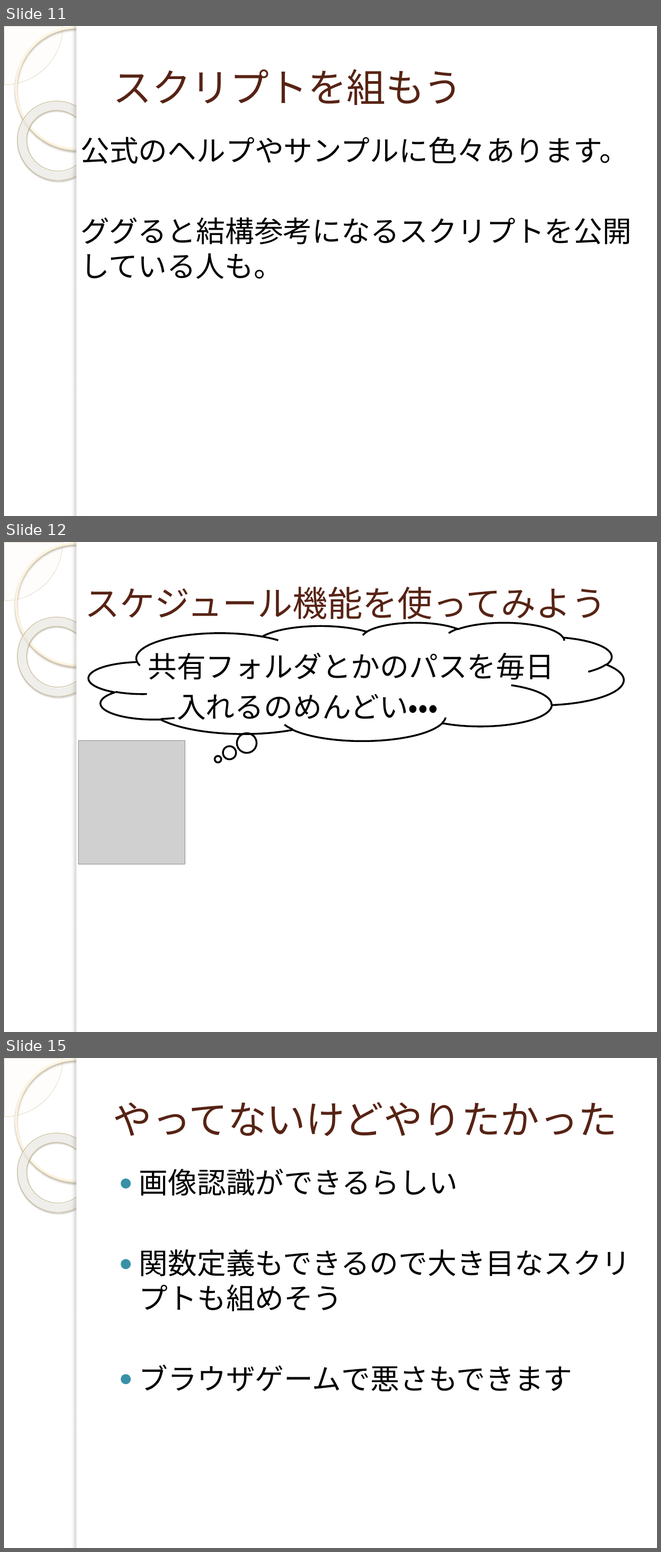
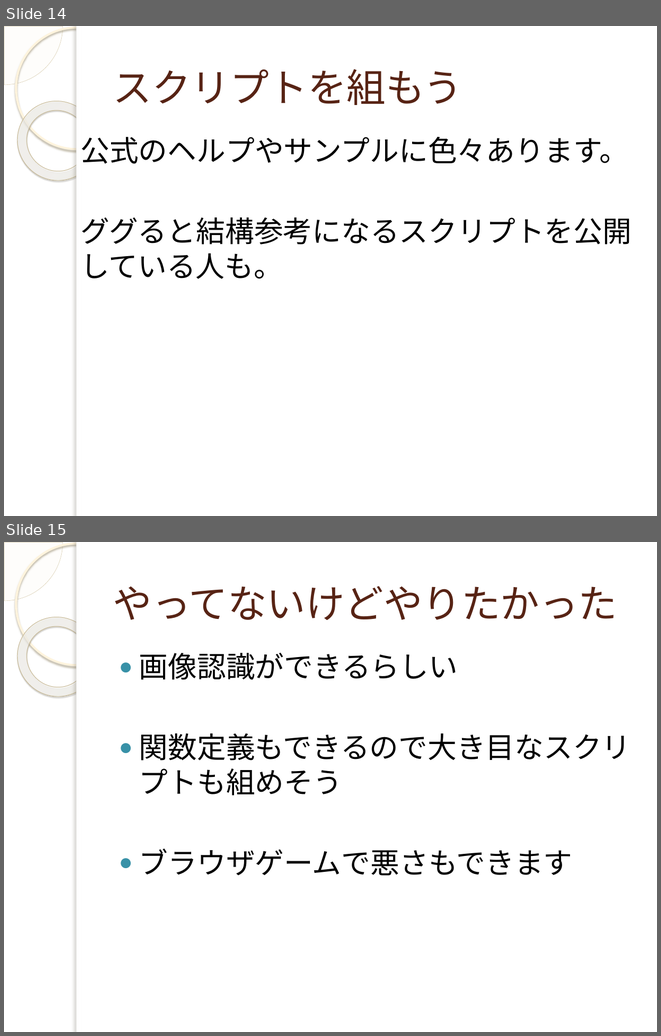
Before and after one commit to yuridonus/FEstudy, a slide deck: autoHotkey.pptx. Shown one above the other, each under a label of ours: slides 11, 12 and 15 before the commit, slides 14 and 15 after it; the slides between them are not shown. The pictures are 661x1552 and 661x1036 pixels, drawn with LibreOffice and Linux fonts; fonts in the diff are those of the drawing; grey boxes stand for pictures; background and template pictures are left out. Boxes give left, top, right and bottom in pixels: in the first picture for what was removed or moved away, otherwise in the second. Text is boxed around its words. In the diff, an @@ line names an element or a change of style, - is before the commit and + after.

```diff
--- a/autoHotkey.pptx
+++ b/autoHotkey.pptx
@@ slide 12 removed at <box>4,542,657,1032</box>, background picture (left out); not listed: 5 template elements that a slide beside it also shows @@
@@ title removed at <box>85,587,607,625</box> @@
-スケジュール機能を使ってみよう
@@ thought cloud removed at <box>89,623,624,741</box> @@
@@ text removed at <box>148,653,554,725</box> @@
-共有フォルダとかのパスを毎日
-入れるのめんどい・・・
@@ picture removed at <box>78,741,185,864</box> @@
@@ what was slide 11 is now slide 14 @@
```
Also in this commit, not shown: 1 slide changed, 4 slides added, 3 other slides removed, 3 other files.
